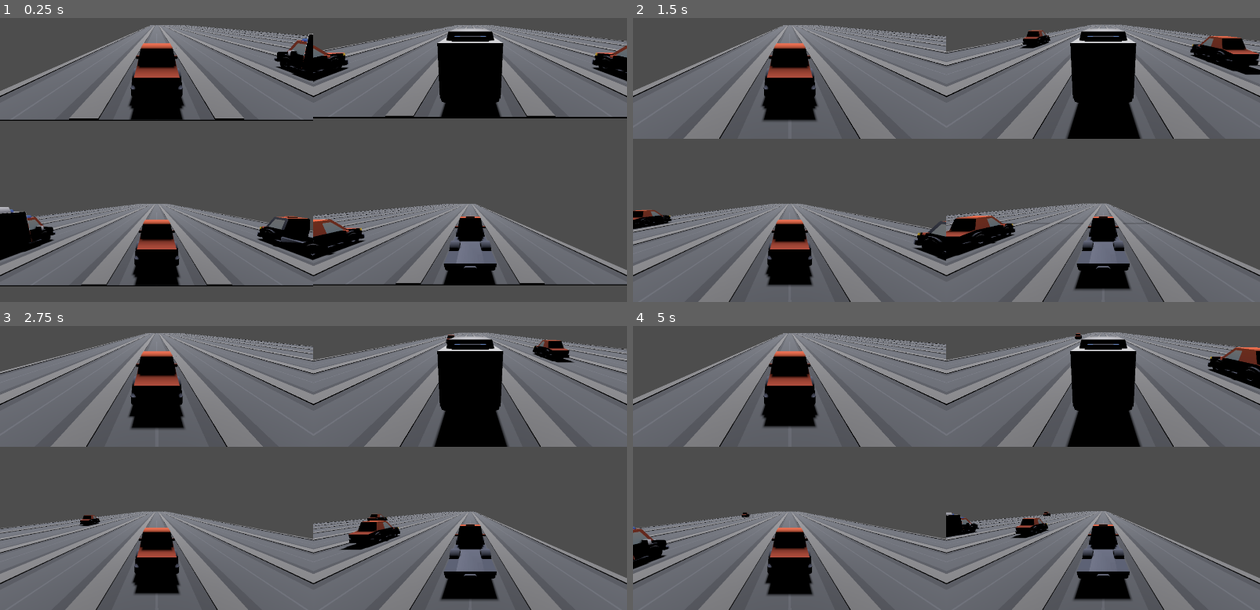
Above: before the commit, frames 1-4 (two rows, left to right).
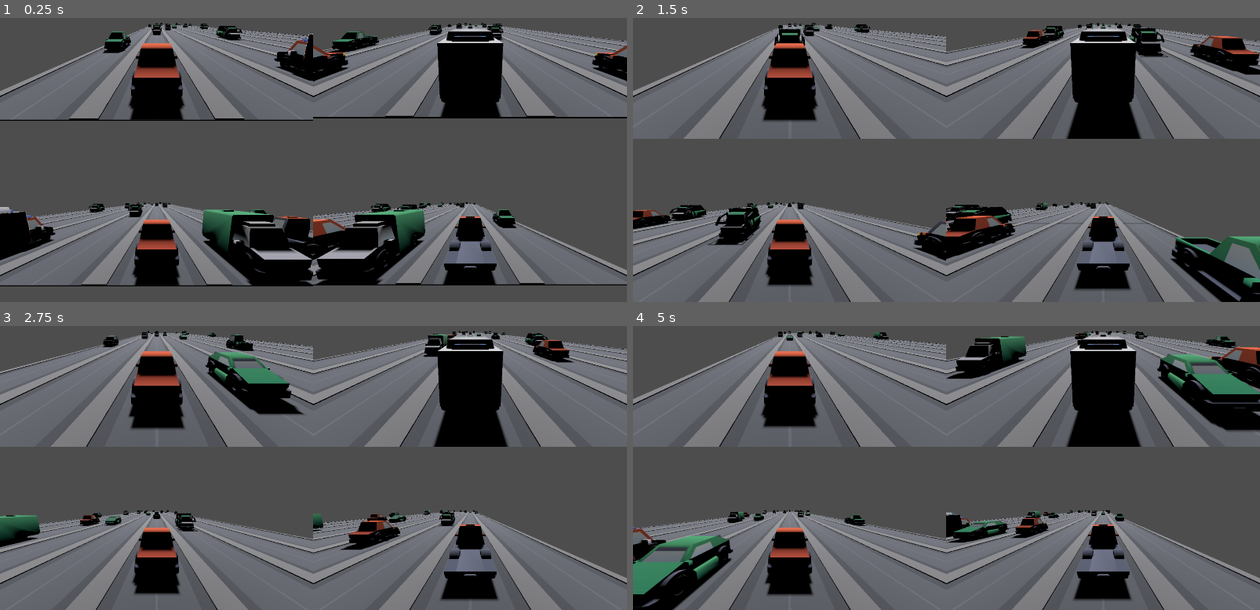
Above: after the commit, the same moments.

Repository: ethanbaedke/Race-Down-Roosevelt
Game: Godot game, scene res://race/race.tscn
Two runs of this game, one before a commit and one after it. Both use one fixed random seed, a clock stepped at 60 frames per second and the inputs below.
Inputs:
- Up to frame 1 (0.25 s): no input
- Up to frame 2 (1.5 s): tap Enter at 0.5 s; hold D 0.53-1.28 s; tap C at 0.6 s; hold A from 1.28 s (still down); tap X at 1.35 s
- Up to frame 3 (2.75 s): release A at 2.03 s; hold D from 2.03 s (still down); tap C at 2.1 s
- Up to frame 4 (5 s): tap X at 2.85, 4.35 s; release D at 3.53 s; hold A from 3.53 s (still down); tap C at 3.6 s

The runs differ from the first frame. In frame 1, 7.5% of the frame differs, in the area x 14-83%, y 1-95%; in frame 2, 5.1%; in frame 3, 3.8%; in frame 4, 7.9%, in the area x 0-100%, y 1-100%.

Commit message:
Spawning traffic vehicles

Diff:
--- a/race-down-roosevelt/autoloads/globals.gd
+++ b/race-down-roosevelt/autoloads/globals.gd
@@ -2,7 +2,7 @@
 
 @onready var racer_vehicle_scenes:Array[PackedScene] = [
 	preload("res://vehicles/racer_vehicles/ambulance.tscn"),
-	preload("res://vehicles/racer_vehicles/deliver_truck_flat.tscn"),
+	preload("res://vehicles/racer_vehicles/delivery_truck_flat.tscn"),
 	preload("res://vehicles/racer_vehicles/firetruck.tscn"),
 	preload("res://vehicles/racer_vehicles/race_car.tscn"),
 	preload("res://vehicles/racer_vehicles/sedan.tscn"),
--- a/race-down-roosevelt/autoloads/rdr_logger.gd
+++ b/race-down-roosevelt/autoloads/rdr_logger.gd
@@ -3,7 +3,7 @@
 const SPAM_LOGGING_ENABLED:bool = false
 
 var _ignored_classes:Dictionary[String, bool] = {
-	(Race as GDScript).get_global_name(): true,
+	#(Race as GDScript).get_global_name(): true,
 }
 
 func log(source:Object, contents:String) -> void:
--- a/race-down-roosevelt/race/race.gd
+++ b/race-down-roosevelt/race/race.gd
@@ -34,13 +34,13 @@
 		to_move_back = z_last + (diff * 0.5)
 	for vehicle:RacerVehicle in _racer_vehicles:
 		vehicle.position.z -= to_move_back
-	_move_road_back(to_move_back)
+	_move_world_back(to_move_back)
 
 	# Debugging
 	for vehicle:RacerVehicle in order:
 		RdrLogger.spam_log(self, vehicle.racer.name + " z-pos: " + str(vehicle.position.z))
 
-#region Road Management
+#region Road/Traffic Management
 
 # Distance in front of the 1st place racer road should be placed up to.
 const ROAD_PLACE_DIST:int = 100
@@ -49,9 +49,30 @@
 # Z-distance between road rows.
 const ROAD_ROW_SPACING:float = 3.0
 
+const TRAFFIC_VEHICLES:Array[PackedScene] = [
+	preload("res://vehicles/traffic_vehicles/delivery_truck.tscn"),
+	preload("res://vehicles/traffic_vehicles/garbage_truck.tscn"),
+	preload("res://vehicles/traffic_vehicles/hatchback.tscn"),
+	preload("res://vehicles/traffic_vehicles/pickup_truck.tscn"),
+	preload("res://vehicles/traffic_vehicles/suv.tscn"),
+	preload("res://vehicles/traffic_vehicles/tractor.tscn")
+]
+const TRAFFIC_SPAWN_COOLDOWN:int = 10
+
 @export var road_spawn_table:RoadSpawnTable = null
 
 @onready var _road_parent:Node3D = $Road
+@onready var _traffic_parent:Node3D = $Traffic
+
+var traffic_spawn_chance:float = 0.1
+
+# Tracks how many road rows need to be placed before a lane is allowed to spawn another traffic vehicle.
+# Lanes with a value of 0 at their index are allowed to spawn a vehicle.
+var _traffic_spawn_cooldowns:Array[int] = []
+# Holds arrays of recycled traffic vehicle instances. Each array is a different traffic vehicle type and mimics the traffic vehicles array.
+var _traffic_vehicle_pool:Array[Array] = []
+var _active_traffic_vehicle_instances:Array[Node3D] = []
+var _active_traffic_vehicle_pool_indices:Array[int] = []
 
 # Holds arrays of recycled road row instances. Each array is a different road type and mimics the road row array on the spawn table.
 var _road_row_pool:Array[Array] = []
@@ -62,15 +83,63 @@
 # What z-coordinate the next road row should be spawned at.
 var _next_road_row_z:float = 0.0
 
-# Tracks how many road rows need to be placed before a lane is allowed to spawn another traffic vehicle.
-# Lanes with a value of 0 at their index are allowed to spawn a vehicle.
-var _traffic_spawn_cooldowns:Array[int] = []
-
-func _move_road_back(amount:float) -> void:
+func _move_world_back(amount:float) -> void:
 
 	for node:Node3D in _road_parent.get_children():
 		node.position.z -= amount
+	for node:Node3D in _traffic_parent.get_children():
+		node.position.z -= amount
 	_next_road_row_z -= amount
+
+# Expects traffic spawn cooldowns array to have size equal to the number of lanes.
+func _place_traffic_row(z_pos:float) -> void:
+
+	if (_traffic_spawn_cooldowns.size() != NUM_LANES):
+		RdrLogger.fatal(self, _place_road_row.get_method() + " expects traffic spawn cooldowns array to have size equal to number of lanes.")
+
+	for i:int in range(NUM_LANES):
+		if (_traffic_spawn_cooldowns[i] == 0):
+			# Lane is off cooldown, roll to spawn.
+			if (randf_range(0.0, 1.0) <= traffic_spawn_chance):
+				var vehicle_ind:int = randi_range(0, TRAFFIC_VEHICLES.size() - 1)
+				var vehicle:Node3D = _get_traffic_vehicle_from_pool(vehicle_ind)
+				if (vehicle == null):
+					return
+				_traffic_spawn_cooldowns[i] = TRAFFIC_SPAWN_COOLDOWN
+				vehicle.position.x = ((NUM_LANES - 1 - i) * LANE_SPACING) - (NUM_LANES * LANE_SPACING * 0.5) + (LANE_SPACING * 0.5)
+				vehicle.position.z = z_pos
+		else:
+			# Lane is on cooldown, decrement.
+			_traffic_spawn_cooldowns[i] -= 1
+
+# Expects traffic vehicle pool to have size equal to the traffic vehicle array.
+func _get_traffic_vehicle_from_pool(index:int) -> Node3D:
+
+	if (_traffic_vehicle_pool.size() != TRAFFIC_VEHICLES.size()):
+		RdrLogger.fatal(self, _get_road_row_from_pool.get_method() + " expects traffic vehicle pool to have size equal to the traffic vehicle array.")
+		return null
+
+	if (index < 0 || index >= _traffic_vehicle_pool.size()):
+		RdrLogger.error(self, "Attempting to grab instance from traffic vehicle pool, but index " + str(index) + " is outside the range of the pool.")
+		return null
+
+	# Pool is empty for this traffic vehicle type, create a new instance.
+	if (_traffic_vehicle_pool[index].size() == 0):
+		RdrLogger.log(self, "Creating new traffic vehicle instance (total = " + str(_active_traffic_vehicle_instances.size()) + ").")
+		var instance:Node3D = TRAFFIC_VEHICLES[index].instantiate()
+		_active_traffic_vehicle_instances.append(instance)
+		_active_traffic_vehicle_pool_indices.append(index)
+		_traffic_parent.add_child(instance)
+		return instance
+	# Pool contains an entry for this traffic vehicle, remove and return it.
+	else:
+		RdrLogger.log(self, "Reusing traffic vehicle instance from pool.")
+		var end_ind:int = _traffic_vehicle_pool[index].size() - 1
+		var instance:Node3D = _traffic_vehicle_pool[index][end_ind]
+		_active_traffic_vehicle_instances.append(instance)
+		_active_traffic_vehicle_pool_indices.append(index)
+		_traffic_vehicle_pool[index].remove_at(end_ind)
+		return instance
 
 # The index is representitive of the type of road row that should be retrieved.
 # The indices match the road row types in the spawn table road rows list.
@@ -116,6 +185,8 @@
 	if (row == null):
 		return
 	row.position.z = _next_road_row_z
+	if (row.allow_traffic_spawning):
+		_place_traffic_row(_next_road_row_z)
 
 func _handle_road_placement() -> void:
 
@@ -127,18 +198,30 @@
 		_place_road_row()
 		_next_road_row_z += ROAD_ROW_SPACING
 
-func _handle_road_cleanup() -> void:
+func _handle_cleanup() -> void:
 
 	var order:Array[RacerVehicle] = get_racer_order()
-
 	var last_place_z:float = order[order.size() - 1].position.z
+	# Anything at or behind this can be cleaned up.
+	var cleanup_z:float = last_place_z - ROAD_CLEANUP_DIST
+
 	var i:int = 0
 	while (i < _active_road_row_instances.size()):
-		if (_active_road_row_instances[i].position.z < last_place_z - ROAD_CLEANUP_DIST):
+		if (_active_road_row_instances[i].position.z < cleanup_z):
 			RdrLogger.log(self, "Recycling road row instance.")
 			_road_row_pool[_active_road_row_pool_indices[i]].append(_active_road_row_instances[i])
 			_active_road_row_instances.remove_at(i)
 			_active_road_row_pool_indices.remove_at(i)
+		else:
+			i += 1
+
+	i = 0
+	while (i < _active_traffic_vehicle_instances.size()):
+		if (_active_traffic_vehicle_instances[i].position.z < cleanup_z):
+			RdrLogger.log(self, "Recycling traffic vehicle instance.")
+			_traffic_vehicle_pool[_active_traffic_vehicle_pool_indices[i]].append(_active_traffic_vehicle_instances[i])
+			_active_traffic_vehicle_instances.remove_at(i)
+			_active_traffic_vehicle_pool_indices.remove_at(i)
 		else:
 			i += 1
 
@@ -209,6 +292,7 @@
 
 	_validate_road_spawn_table()
 	_traffic_spawn_cooldowns.resize(NUM_LANES)
+	_traffic_vehicle_pool.resize(TRAFFIC_VEHICLES.size())
 
 	_validate_race_parameters()
 	_spawn_racer_vehicles()
@@ -344,6 +428,6 @@
 
 	_move_racers(delta)
 
-	# Cleanup before placement so placement will include any road that may have been cleaned up this frame.
-	_handle_road_cleanup()
+	# Cleanup first so pool can be filled before placement happens.
+	_handle_cleanup()
 	_handle_road_placement()
--- a/race-down-roosevelt/race/race.tscn
+++ b/race-down-roosevelt/race/race.tscn
@@ -237,3 +237,5 @@
 [node name="P4Cam4p" type="Camera3D" parent="ViewportSetup4p/SplitContainer/SplitContainerBottom/P4SubViewportContainer/SubViewport" unique_id=1975362]
 
 [node name="Road" type="Node3D" parent="." unique_id=1549239541]
+
+[node name="Traffic" type="Node3D" parent="." unique_id=282542112]
--- /dev/null
+++ b/race-down-roosevelt/vehicles/traffic_vehicles/delivery_truck.tscn
@@ -0,0 +1,8 @@
+[gd_scene format=3 uid="uid://b4g8quj8iukwa"]
+
+[ext_resource type="PackedScene" uid="uid://dngas7vt1mu7j" path="res://vehicles/traffic_vehicles/delivery_truck.glb" id="1_v557o"]
+
+[node name="DeliveryTruck" type="Node3D" unique_id=420836042]
+
+[node name="DeliveryTruckModel" parent="." unique_id=1670465579 instance=ExtResource("1_v557o")]
+transform = Transform3D(-1, 0, -8.742278e-08, 0, 1, 0, 8.742278e-08, 0, -1, 0, 0, 0)
--- /dev/null
+++ b/race-down-roosevelt/vehicles/traffic_vehicles/garbage_truck.tscn
@@ -0,0 +1,8 @@
+[gd_scene format=3 uid="uid://dfvhq5srp11if"]
+
+[ext_resource type="PackedScene" uid="uid://c86jqinojnkva" path="res://vehicles/traffic_vehicles/garbage_truck.glb" id="1_xca71"]
+
+[node name="GarbageTruck" type="Node3D" unique_id=1990659986]
+
+[node name="GarbageTruckModel" parent="." unique_id=737302542 instance=ExtResource("1_xca71")]
+transform = Transform3D(-1, 0, -8.742278e-08, 0, 1, 0, 8.742278e-08, 0, -1, 0, 0, 0)
--- /dev/null
+++ b/race-down-roosevelt/vehicles/traffic_vehicles/hatchback.tscn
@@ -0,0 +1,8 @@
+[gd_scene format=3 uid="uid://cke0aayvgrwgx"]
+
+[ext_resource type="PackedScene" uid="uid://bx2ih5a4lxen5" path="res://vehicles/traffic_vehicles/hatchback.glb" id="1_k17uf"]
+
+[node name="Hatchback" type="Node3D" unique_id=1058239849]
+
+[node name="HatchbackModel" parent="." unique_id=1056378223 instance=ExtResource("1_k17uf")]
+transform = Transform3D(-1, 0, -8.742278e-08, 0, 1, 0, 8.742278e-08, 0, -1, 0, 0, 0)
--- /dev/null
+++ b/race-down-roosevelt/vehicles/traffic_vehicles/pickup_truck.tscn
@@ -0,0 +1,8 @@
+[gd_scene format=3 uid="uid://cl383nkr52efo"]
+
+[ext_resource type="PackedScene" uid="uid://caxwxm47bu0f4" path="res://vehicles/traffic_vehicles/pickup_truck.glb" id="1_oschr"]
+
+[node name="PickupTruck" type="Node3D" unique_id=1813783315]
+
+[node name="PickupTruckModel" parent="." unique_id=1601011641 instance=ExtResource("1_oschr")]
+transform = Transform3D(-1, 0, -8.742278e-08, 0, 1, 0, 8.742278e-08, 0, -1, 0, 0, 0)
--- /dev/null
+++ b/race-down-roosevelt/vehicles/traffic_vehicles/suv.tscn
@@ -0,0 +1,8 @@
+[gd_scene format=3 uid="uid://cc26mgstv85qb"]
+
+[ext_resource type="PackedScene" uid="uid://dgk7uf8r6h0aa" path="res://vehicles/traffic_vehicles/suv.glb" id="1_b56m0"]
+
+[node name="Suv" type="Node3D" unique_id=81436809]
+
+[node name="SuvModel" parent="." unique_id=1204516061 instance=ExtResource("1_b56m0")]
+transform = Transform3D(-1, 0, -8.742278e-08, 0, 1, 0, 8.742278e-08, 0, -1, 0, 0, 0)
--- /dev/null
+++ b/race-down-roosevelt/vehicles/traffic_vehicles/tractor.tscn
@@ -0,0 +1,8 @@
+[gd_scene format=3 uid="uid://ky3hthej5g56"]
+
+[ext_resource type="PackedScene" uid="uid://dclh2i81c448o" path="res://vehicles/traffic_vehicles/tractor.glb" id="1_6830s"]
+
+[node name="Tractor" type="Node3D" unique_id=1780127861]
+
+[node name="TractorModel" parent="." unique_id=171008216 instance=ExtResource("1_6830s")]
+transform = Transform3D(-1, 0, -8.742278e-08, 0, 1, 0, 8.742278e-08, 0, -1, 0, 0, 0)
--- a/race-down-roosevelt/vehicles/vehicle_display.tscn
+++ b/race-down-roosevelt/vehicles/vehicle_display.tscn
@@ -7,7 +7,7 @@
 [ext_resource type="PackedScene" uid="uid://bfr7ir7lt1yp8" path="res://vehicles/racer_vehicles/sedan.glb" id="5_svgoj"]
 [ext_resource type="PackedScene" uid="uid://bm4s7bia48fib" path="res://vehicles/racer_vehicles/sports_car.glb" id="6_dtm1w"]
 [ext_resource type="PackedScene" uid="uid://dngas7vt1mu7j" path="res://vehicles/traffic_vehicles/delivery_truck.glb" id="7_uxdqm"]
-[ext_resource type="PackedScene" uid="uid://c86jqinojnkva" path="res://vehicles/traffic_vehicles/garbage-truck.glb" id="8_fedj0"]
+[ext_resource type="PackedScene" uid="uid://c86jqinojnkva" path="res://vehicles/traffic_vehicles/garbage_truck.glb" id="8_fedj0"]
 [ext_resource type="PackedScene" uid="uid://bx2ih5a4lxen5" path="res://vehicles/traffic_vehicles/hatchback.glb" id="9_eqyf3"]
 [ext_resource type="PackedScene" uid="uid://caxwxm47bu0f4" path="res://vehicles/traffic_vehicles/pickup_truck.glb" id="10_dunx0"]
 [ext_resource type="PackedScene" uid="uid://dgk7uf8r6h0aa" path="res://vehicles/traffic_vehicles/suv.glb" id="11_yyiug"]
Renamed: race-down-roosevelt/vehicles/racer_vehicles/deliver_truck_flat.tscn -> race-down-roosevelt/vehicles/racer_vehicles/delivery_truck_flat.tscn
Renamed: race-down-roosevelt/vehicles/traffic_vehicles/garbage-truck.glb -> race-down-roosevelt/vehicles/traffic_vehicles/garbage_truck.glb
Not shown, changed: race-down-roosevelt/vehicles/traffic_vehicles/garbage_truck.glb.import
